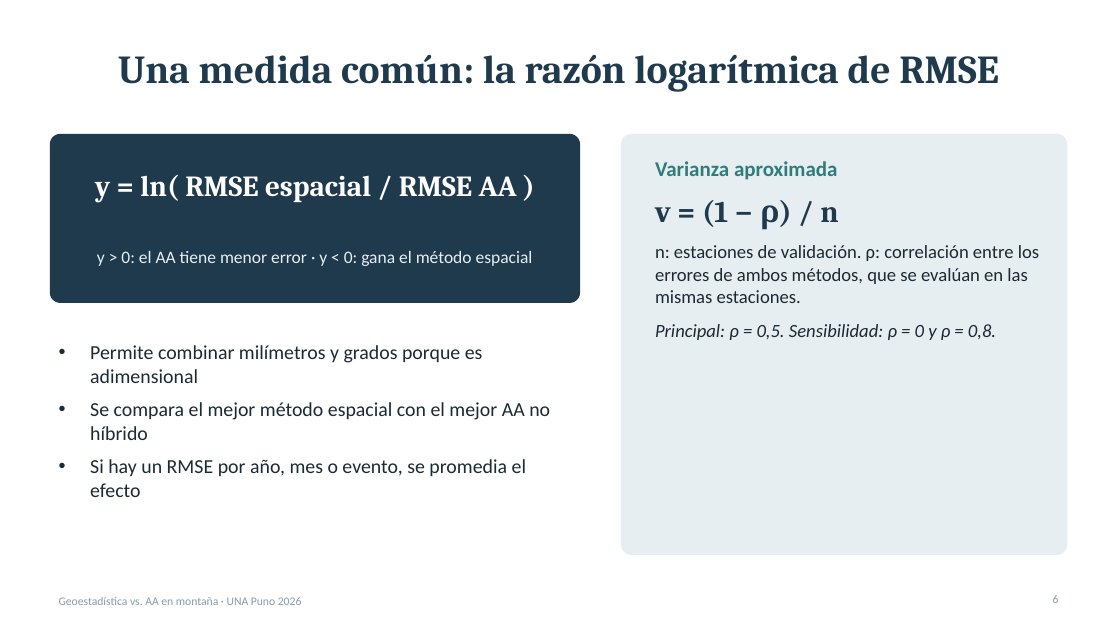
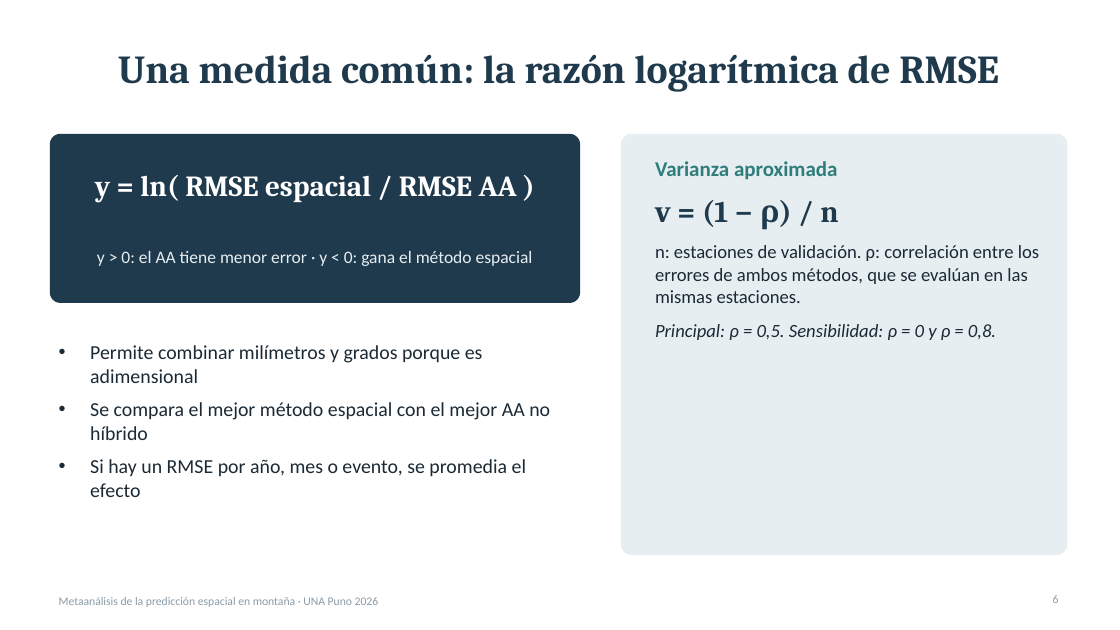
Before and after one commit to Prdelta/revisison_sistematica, a slide deck: slide 6 of articulo_ieee/presentacion.pptx. Drawn at 1120x630 pixels with LibreOffice and Linux fonts; fonts in the diff are those of the drawing. Boxes give left, top, right and bottom in pixels: in the first picture for what was removed or moved away, otherwise in the second. Text is boxed around its words. In the diff, an @@ line names an element or a change of style, - is before the commit and + after.

Commit message:
Corrige el título del trabajo
Título: Metaanálisis del desempeño de la predicción espacial de variables
ambientales mediante geoestadística y aprendizaje automático en regiones
montañosas. Se actualiza en el artículo, la presentación, el informe
consolidado y el README.

```diff
--- a/articulo_ieee/presentacion.pptx
+++ b/articulo_ieee/presentacion.pptx
@@ text at (59, 597, 379, 607): text changed @@
-Geoestadística vs. AA en montaña · UNA Puno 2026
+Metaanálisis de la predicción espacial en montaña · UNA Puno 2026
```
Also in this commit, not shown: 12 other slides changed, 4 other files.
